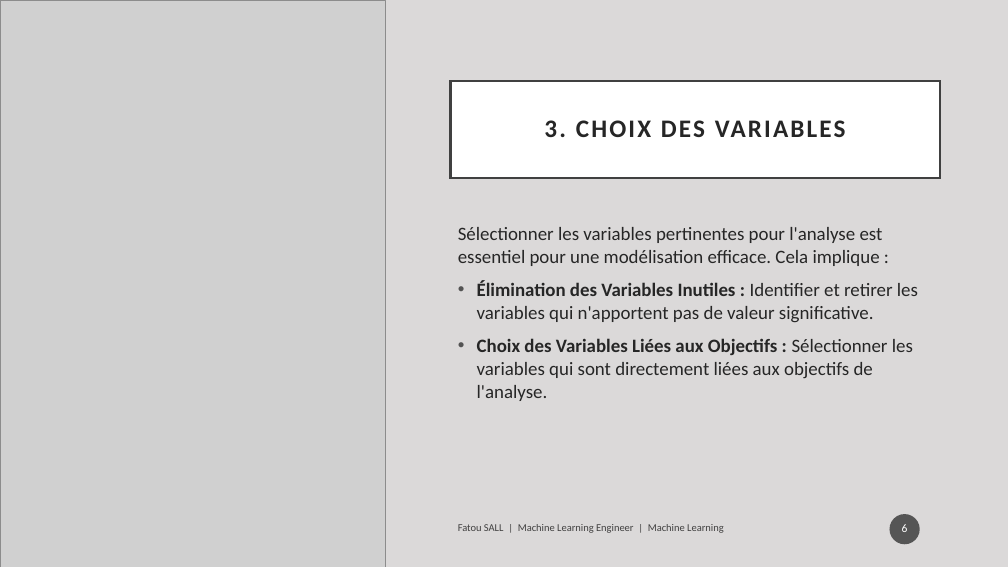
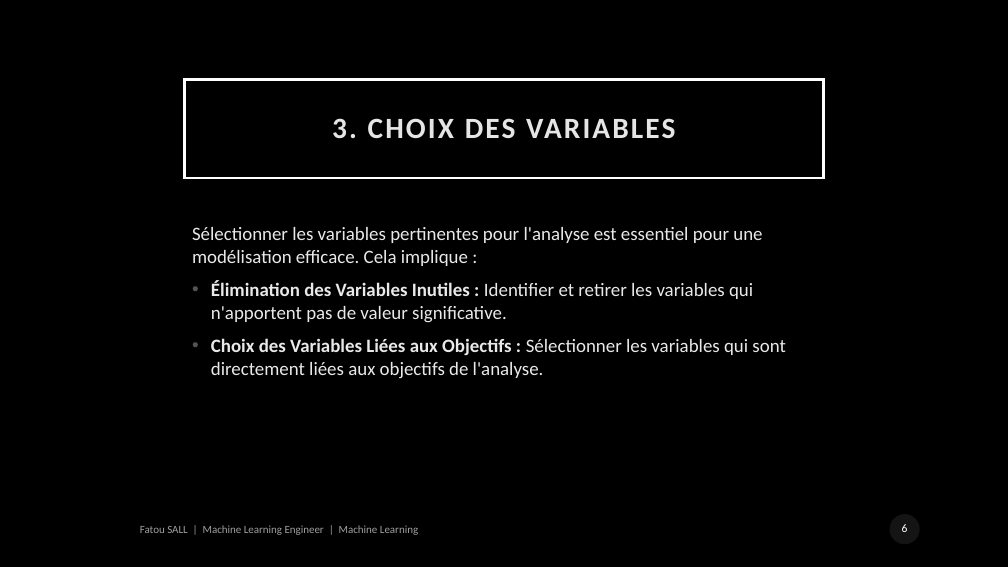
Before and after one commit to sallfatima/analyse_donnees, a slide deck: slide 6 of EDA.pptx. Drawn at 1008x567 pixels with LibreOffice and Linux fonts; fonts in the diff are those of the drawing; grey boxes stand for pictures; background and template pictures are left out. Boxes give left, top, right and bottom in pixels: in the first picture for what was removed or moved away, otherwise in the second. Text is boxed around its words. In the diff, an @@ line names an element or a change of style, - is before the commit and + after.

```diff
--- a/EDA.pptx
+++ b/EDA.pptx
@@ background #DBD9D9 to picture (left out) @@
@@ picture removed at <box>0,0,385,567</box> @@
@@ title "3. CHOIX DES VARIABLES": place and size @@
-title "3. CHOIX DES VARIABLES" at <box>451,81,941,178</box>
+title "3. CHOIX DES VARIABLES" at <box>185,79,823,178</box>
@@ title "3. CHOIX DES VARIABLES" at <box>185,79,823,178</box>: size 24 to 28 pt, text colour #262626 to #E6E5E5; fill #FFFFFF to none; outline #404040 2.5 pt to #FFFFFF 2.5 pt @@
@@ text "Sélectionner les variables pertinentes pour ...": place and size @@
-text "Sélectionner les variables pertinentes pour ..." at <box>458,227,918,401</box>
+text "Sélectionner les variables pertinentes pour ..." at <box>192,227,785,379</box>
@@ text "Sélectionner les variables pertinentes pour ..." at <box>192,227,785,379</box>: text colour #262626 to #EAE9E9 @@
@@ text "Fatou SALL | Machine Learning ...": place and size @@
-text "Fatou SALL | Machine Learning ..." at <box>458,524,724,533</box>
+text "Fatou SALL | Machine Learning ..." at <box>140,525,418,535</box>
@@ text "Fatou SALL | Machine Learning ..." at <box>140,525,418,535</box>: size 10 to 10.5 pt, text colour #000000 at 70% opacity to #E6E5E5 at 70% opacity @@
```
Also in this commit, not shown: 4 other slides changed, 40 other files.
